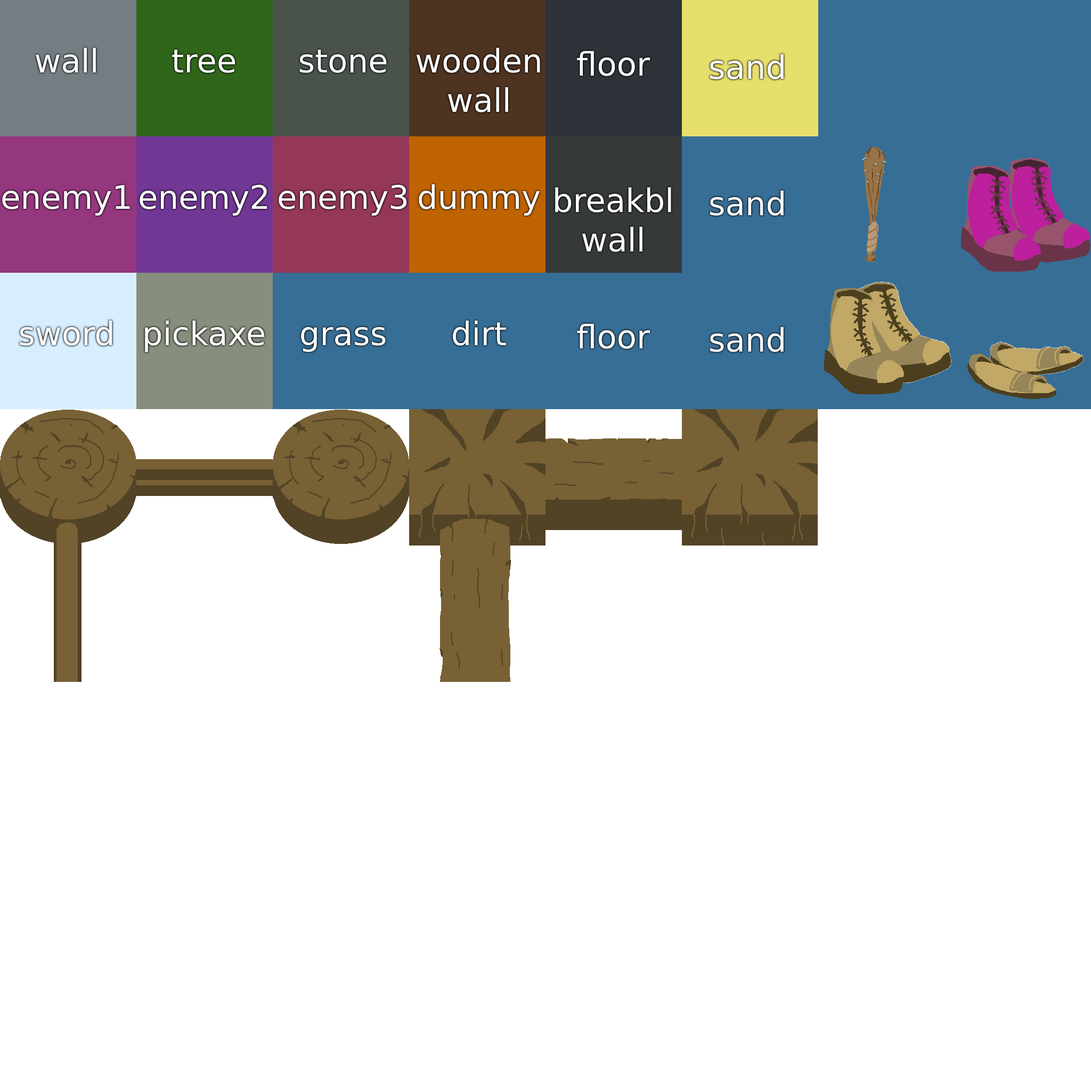
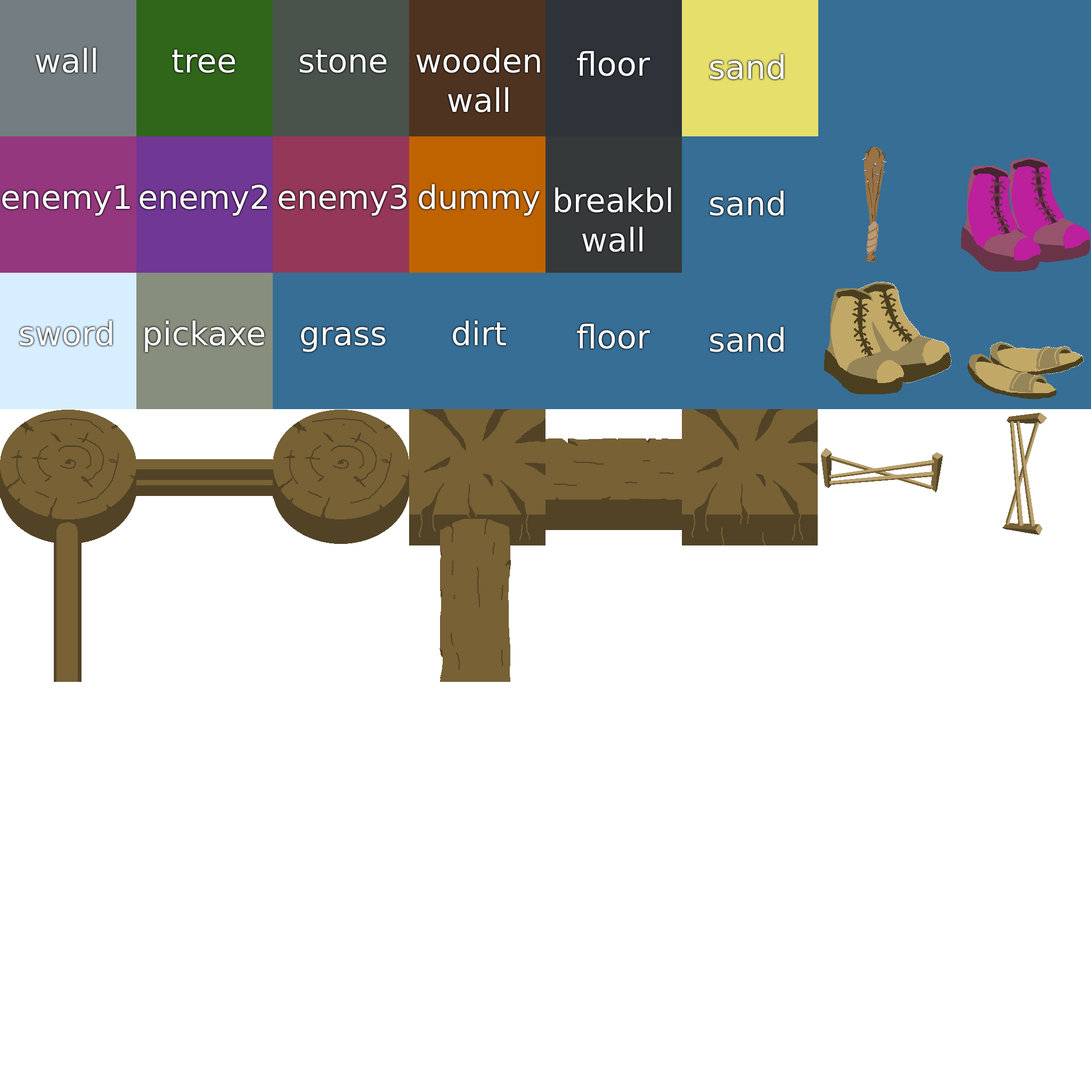
Two versions of the same layered image (1091x1091). Layer-by-layer changes:
added layer "Layer 9" above "Layer 6" over [821,413,1048,536]
